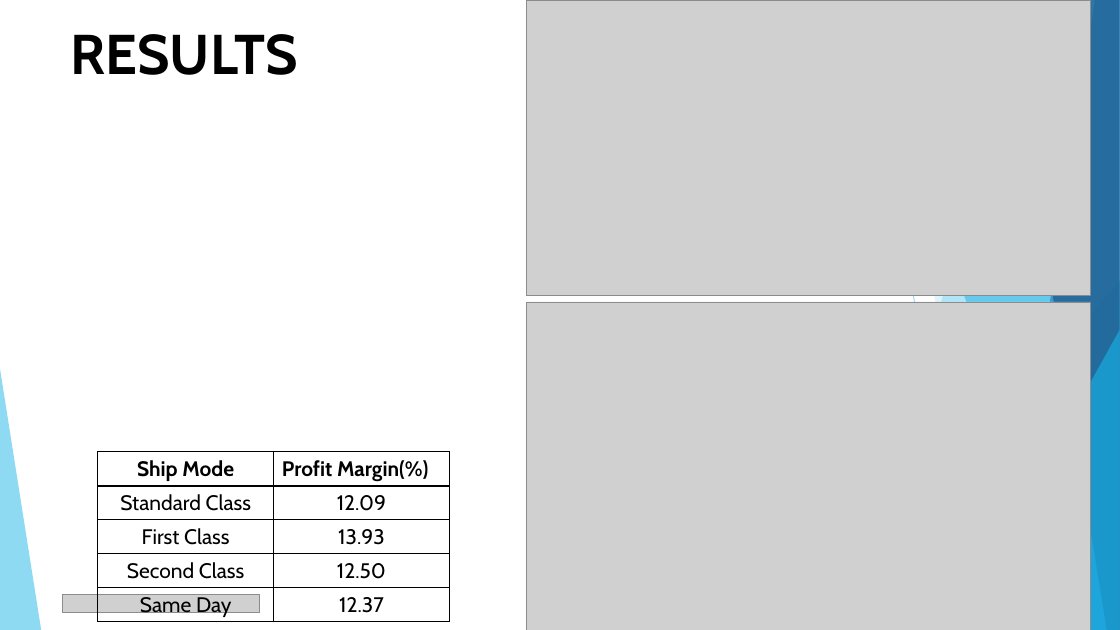
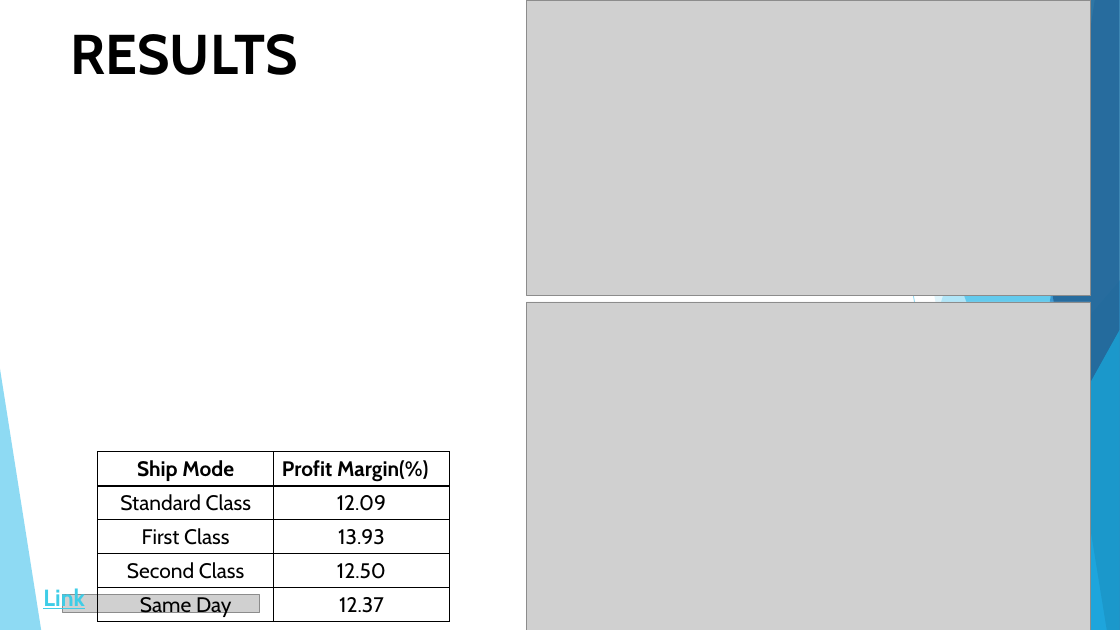
Before and after one commit to ukantjadia/Retail-Data-Analysis, a slide deck: slide 8 of retail-data-analysis.pptx (slide 7 before the commit). Drawn at 1120x630 pixels with LibreOffice and Linux fonts; fonts in the diff are those of the drawing; grey boxes stand for pictures. Boxes give left, top, right and bottom in pixels: in the first picture for what was removed or moved away, otherwise in the second. Text is boxed around its words. In the diff, an @@ line names an element or a change of style, - is before the commit and + after.

```diff
--- a/retail-data-analysis.pptx
+++ b/retail-data-analysis.pptx
@@ text added at [43, 586, 84, 612], 20 pt, text #3FCDE7, bold, underline @@
+Link
```
Also in this commit, not shown: 4 other slides changed, 1 slide added, 1 other file.
